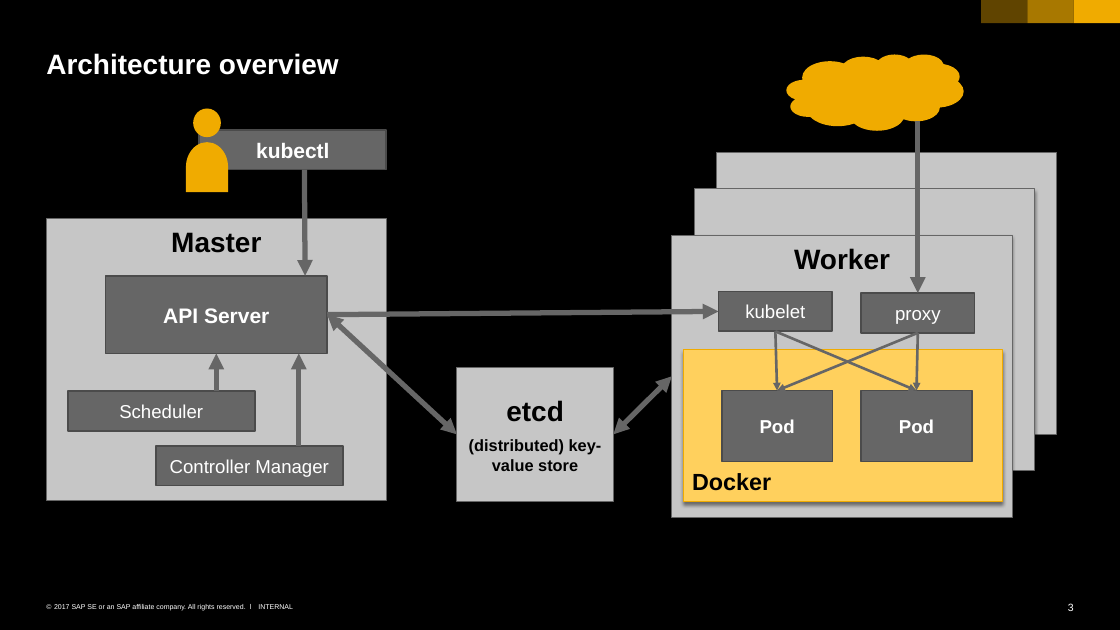
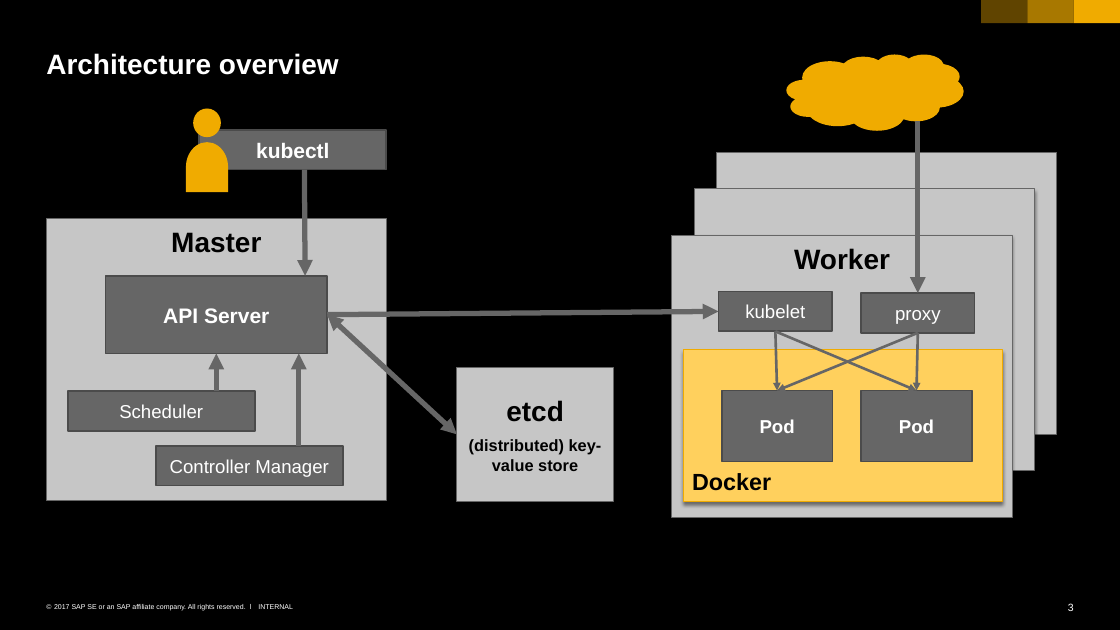
Before and after one commit to cuijiyao01/docker-k8s-training, a slide deck: slide 3 of kubernetes/01_k8s_core_components.pptx. Drawn at 1120x630 pixels with LibreOffice and Linux fonts; fonts in the diff are those of the drawing. Boxes give left, top, right and bottom in pixels: in the first picture for what was removed or moved away, otherwise in the second. Text is boxed around its words. In the diff, an @@ line names an element or a change of style, - is before the commit and + after.

```diff
--- a/kubernetes/01_k8s_core_components.pptx
+++ b/kubernetes/01_k8s_core_components.pptx
@@ double arrow removed from (613, 434) to (672, 376) @@
```
Also in this commit, not shown: 1 other slide changed.
